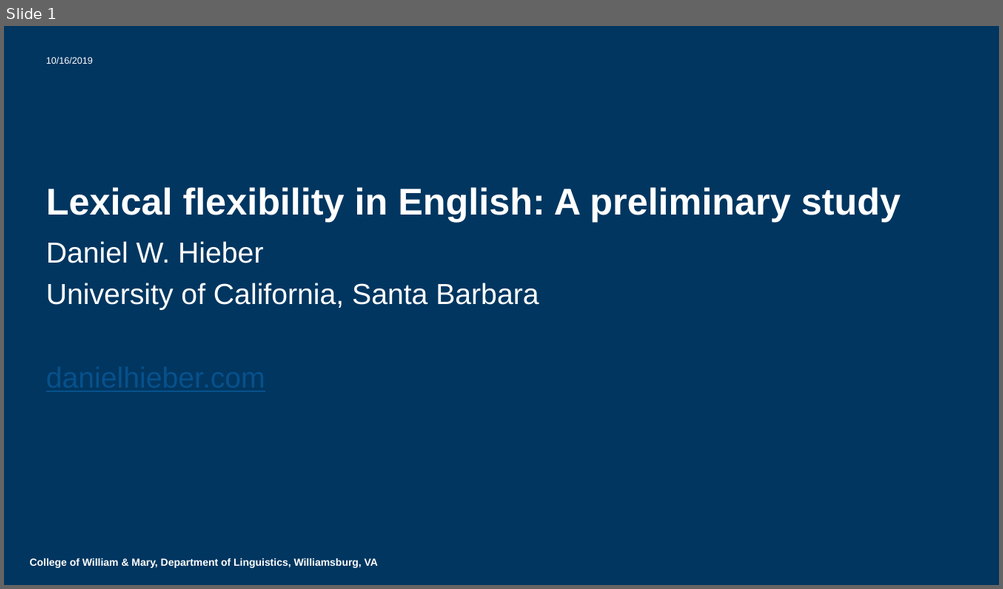
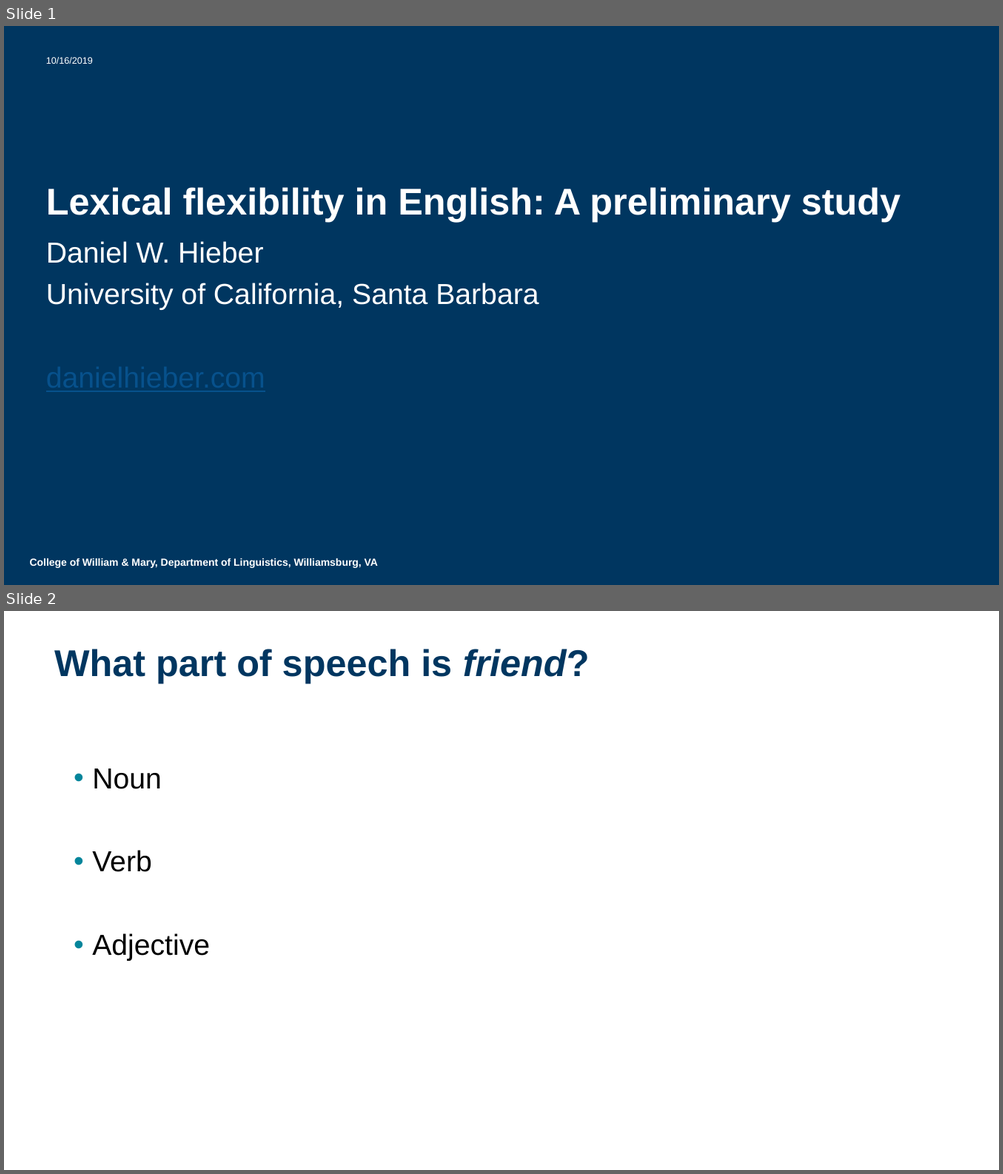
Before and after one commit to dwhieb/dissertation, a slide deck: presentations/Hieber. 2019. Lexical flexibility in English.pptx. Shown one above the other, each under a label of ours: slide 1 before the commit, slides 1 and 2 after it. The pictures are 1003x589 and 1003x1174 pixels, drawn with LibreOffice and Linux fonts; fonts in the diff are those of the drawing; background and template pictures are left out. Boxes give left, top, right and bottom in pixels: in the first picture for what was removed or moved away, otherwise in the second. Text is boxed around its words. In the diff, an @@ line names an element or a change of style, - is before the commit and + after.

```diff
--- a/presentations/Hieber. 2019. Lexical flexibility in English.pptx
+++ b/presentations/Hieber. 2019. Lexical flexibility in English.pptx
@@ slide 2 added at <box>4,611,999,1170</box>, background #FFFFFF @@
@@ title added at <box>54,649,589,684</box>, 36 pt, text #003660, bold @@
+What part of speech is friend?
@@ text added at <box>92,769,210,961</box>, 28 pt, text #000000 @@
+• Noun
+• Verb
+• Adjective
```
Also in this commit, not shown: 8 other slides added, 1 slide removed, 1 other file.
